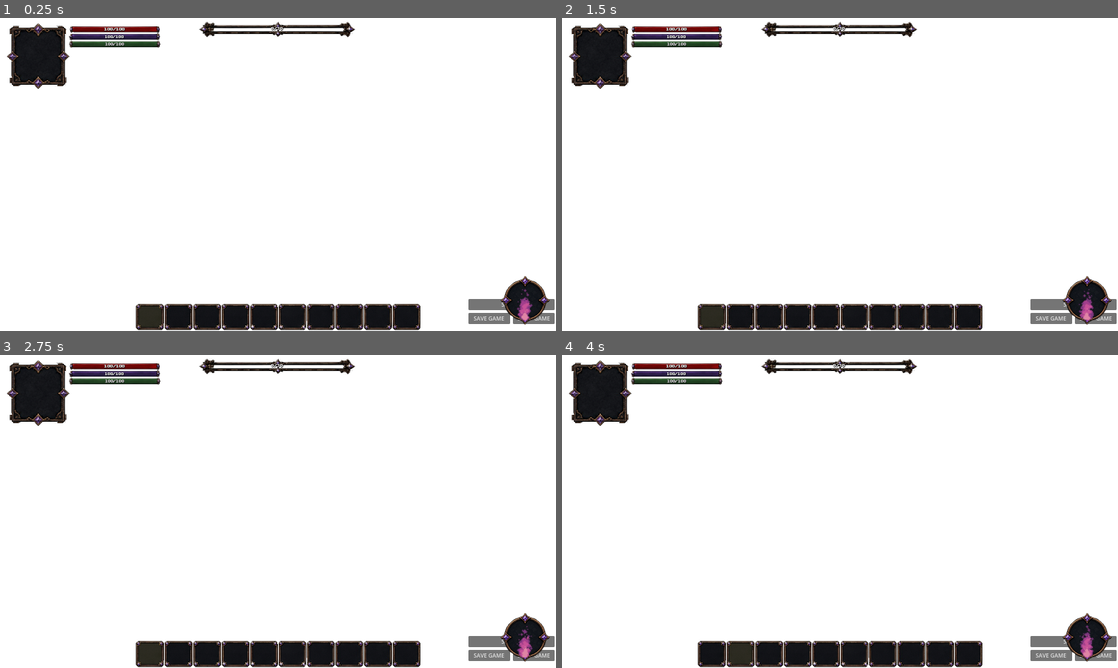
Above: before the commit, frames 1-4 (two rows, left to right).
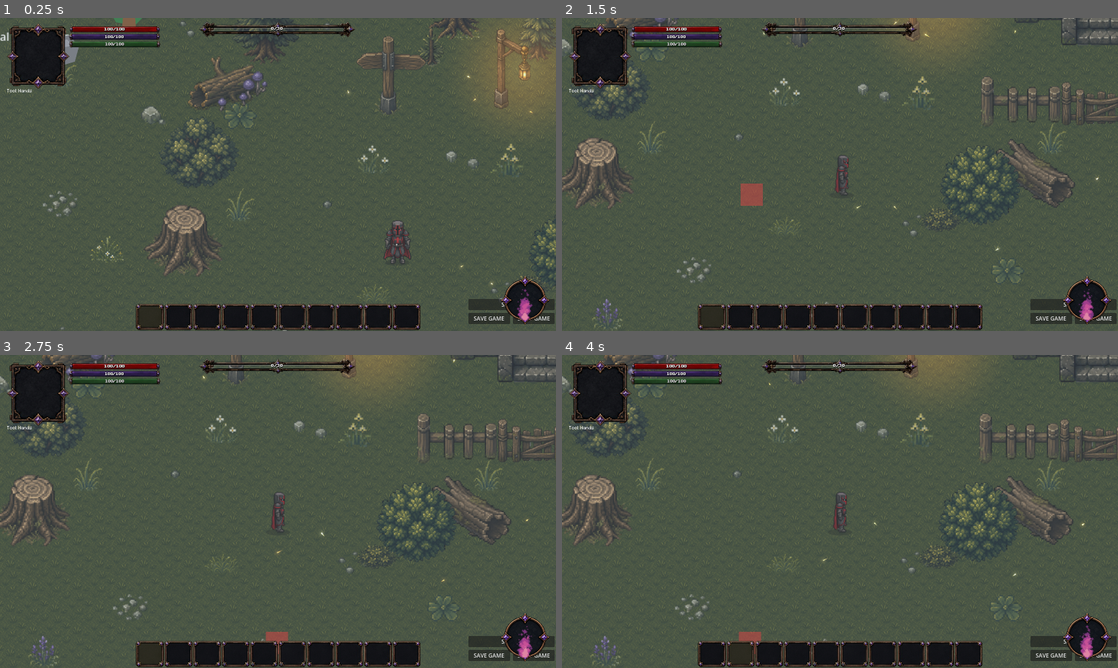
Above: after the commit, the same moments.

Repository: ramonsamagaio/Oathwake-Main
Game: Godot game, scene res://scenes/game/Game.tscn
The game is run twice, just before and just after one commit, with the same random seed, the same clock (stepped at 60 frames per second) and the same inputs. This scene is started directly instead of the project's main scene.
Inputs (mouse positions are in pixels of both pictures, inside the frame that each line leads up to):
- Up to frame 1 (0.25 s): no input
- Up to frame 2 (1.5 s): tap Enter at 0.5 s; move the mouse to (962, 158) at 0.52 s; hold D 0.53-1.25 s; tap B at 0.6 s; click (962, 158) at 0.67 s; tap Space at 0.77 s; drag from (728, 190) to (812, 237) at 1.27 s
- Up to frame 3 (2.75 s): click (278, 652) at 2 s
- Up to frame 4 (4 s): click (712, 652) at 2.75 s; click (739, 652) at 3.5 s

The runs differ from the first frame. In frame 1, 92% of the frame differs, in the area x 0-100%, y 0-100%; in frame 2, 92%; in frame 3, 92%; in frame 4, 92%.

Commit message:
Turn off Gaussian glow in scene settings

Diff:
--- a/scenes/effects/settings/ScreenEffectsSettings.tscn
+++ b/scenes/effects/settings/ScreenEffectsSettings.tscn
@@ -28,7 +28,7 @@
 dash_animation_speed = 7.0
 dash_effect_duration = 0.16
 dash_noise_texture = SubResource("NoiseTexture2D_speed_lines")
-glow_enabled = true
+glow_enabled = false
 bloom_threshold = 0.82
 bloom_intensity = 0.38
 blur_iterations = 1
